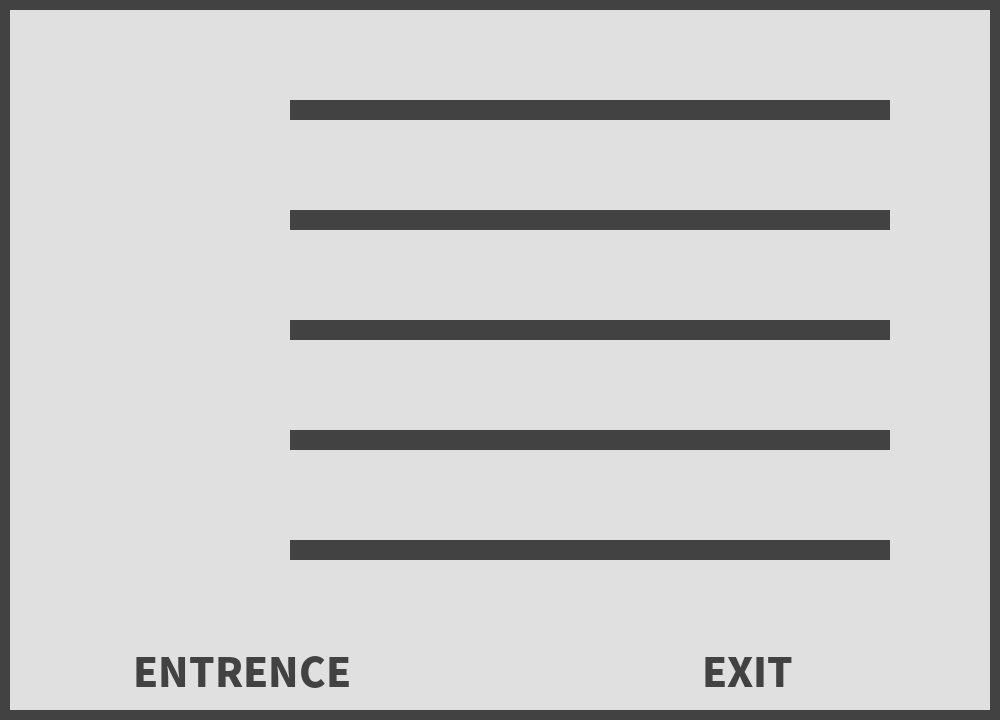
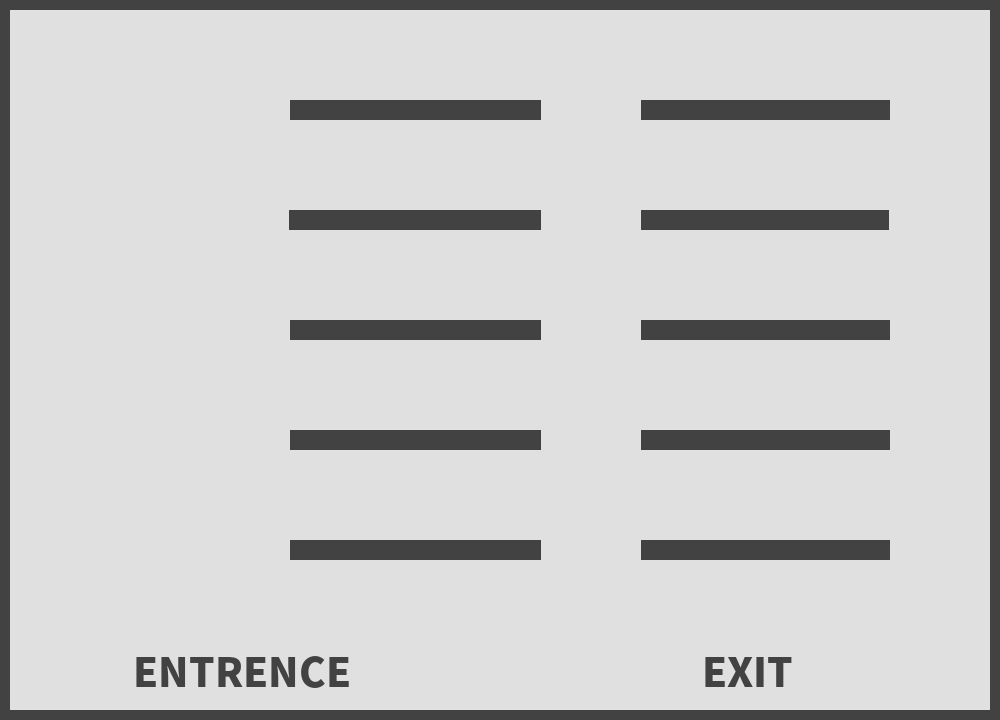
Before/after of a 1000 × 720 layered artwork. What changed in the layer stack:
painted on "Shelf 5" over (289, 210, 890, 230)
painted on "Shelf 4" over (541, 320, 641, 340)
painted on "Shelf 3" over (541, 430, 641, 450)
painted on "Shelf 2" over (541, 540, 641, 560)
painted on "Shelf 1" over (541, 100, 641, 120)
